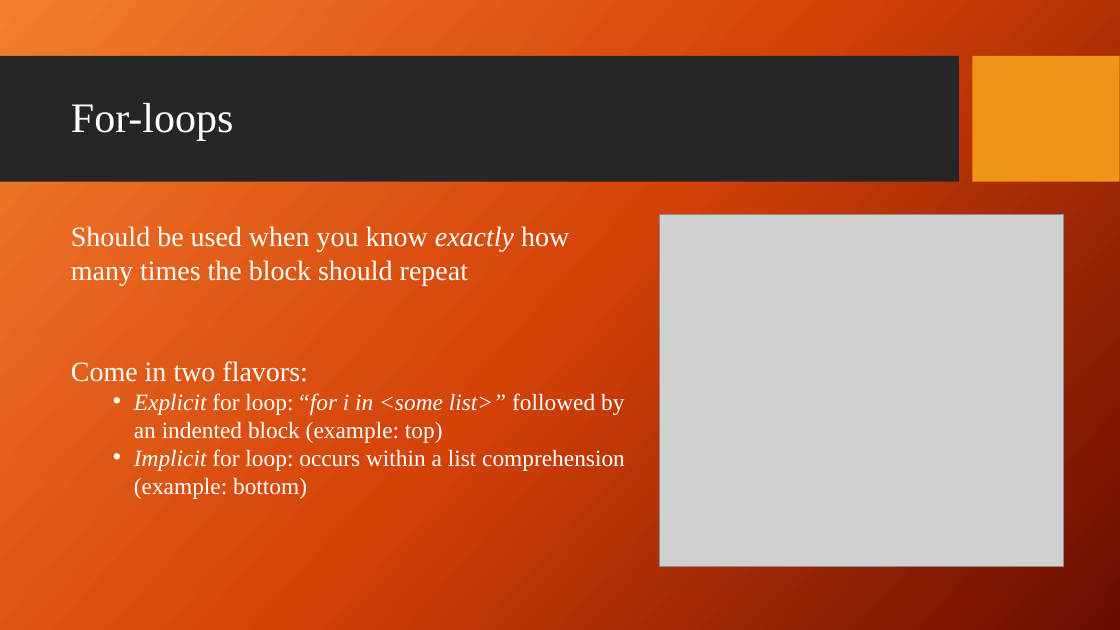
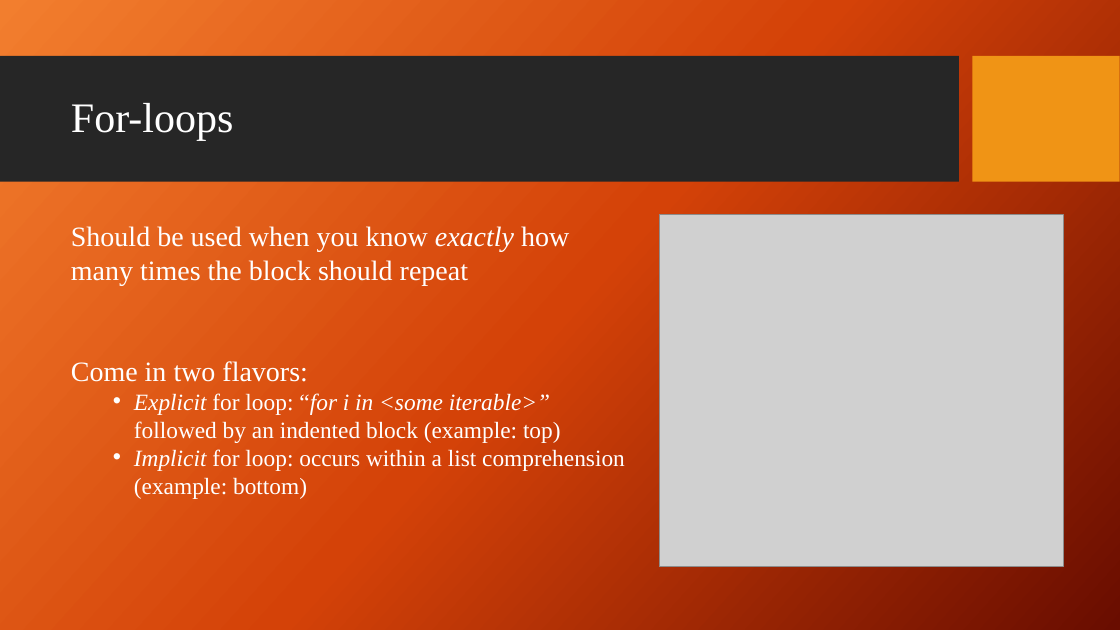
Before and after one commit to giganano/PythonBootcamp, a slide deck: slide 17 of slides/review.pptx (slide 12 before the commit). Drawn at 1120x630 pixels with LibreOffice and Linux fonts; fonts in the diff are those of the drawing; grey boxes stand for pictures; background and template pictures are left out. Boxes give left, top, right and bottom in pixels: in the first picture for what was removed or moved away, otherwise in the second. Text is boxed around its words. In the diff, an @@ line names an element or a change of style, - is before the commit and + after.

Commit message:
slides: terminal, others rounded out ; example directory tree

```diff
--- a/slides/review.pptx
+++ b/slides/review.pptx
@@ text at <box>134,393,561,443</box>: text changed @@
-  • Explicit for loop: “for i in <some list>” followed by an indented block (example: top)
+  • Explicit for loop: “for i in <some iterable>” followed by an indented block (example: top)
```
Also in this commit, not shown: 2 other slides changed, 5 slides added, 25 other files.
